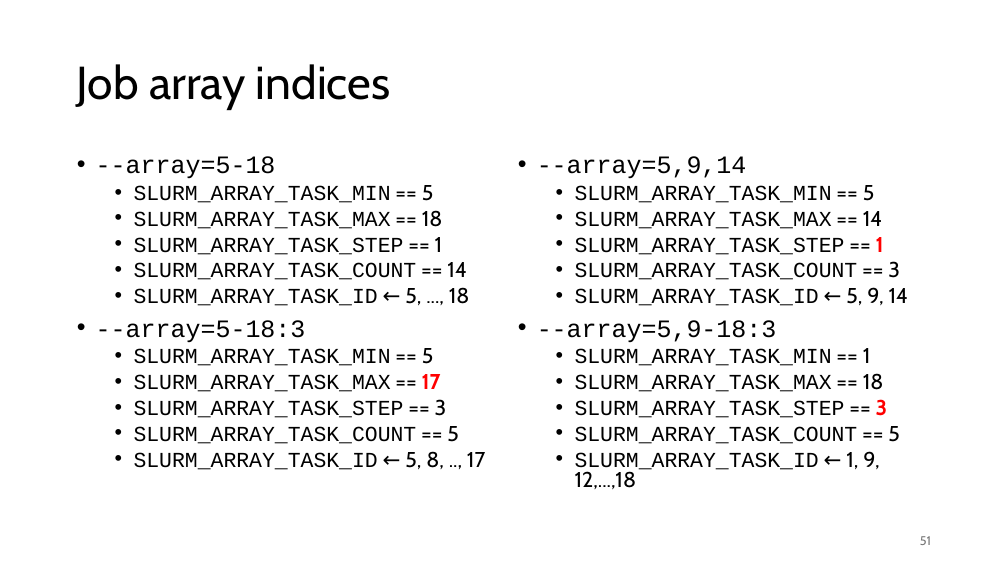
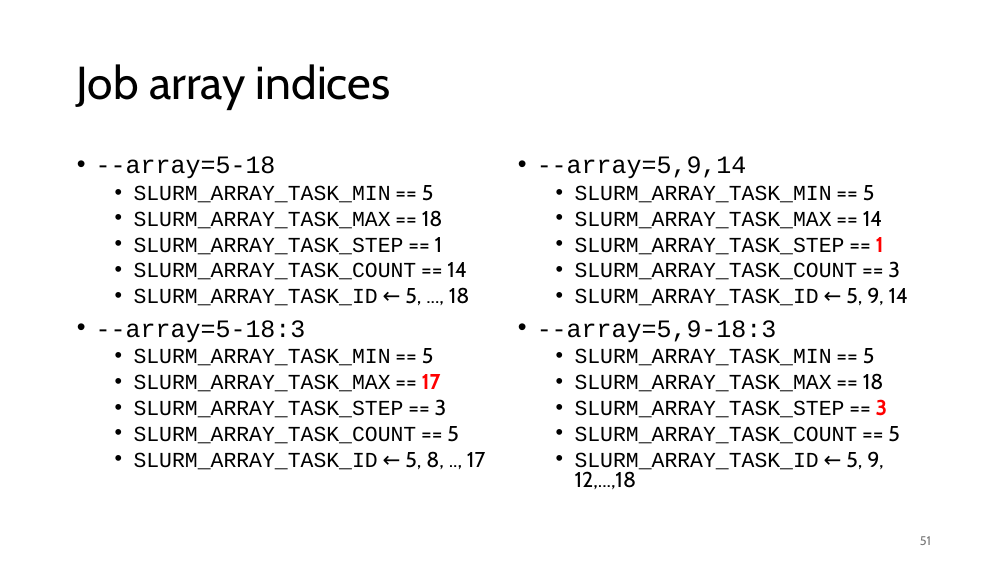
Before and after one commit to gjbex/Workflows-for-HPC, a slide deck: slide 51 of workflow_for_HPC.pptx. Drawn at 1008x567 pixels with LibreOffice and Linux fonts; fonts in the diff are those of the drawing. Boxes give left, top, right and bottom in pixels: in the first picture for what was removed or moved away, otherwise in the second. Text is boxed around its words. In the diff, an @@ line names an element or a change of style, - is before the commit and + after.

Commit message:
Fix typos

```diff
--- a/workflow_for_HPC.pptx
+++ b/workflow_for_HPC.pptx
@@ text at [575,348,875,366]: text changed @@
-  • SLURM_ARRAY_TASK_MIN == 1
+  • SLURM_ARRAY_TASK_MIN == 5
@@ text at [575,451,883,489]: text changed @@
-  • SLURM_ARRAY_TASK_ID ← 1, 9, 12,...,18
+  • SLURM_ARRAY_TASK_ID ← 5, 9, 12,...,18
```
Also in this commit, not shown: 12 other slides changed.
